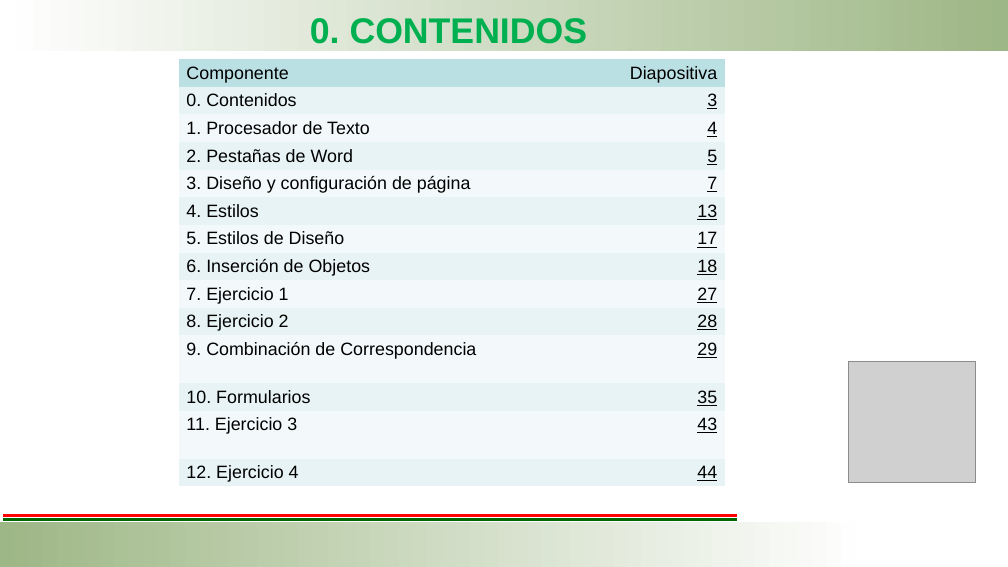
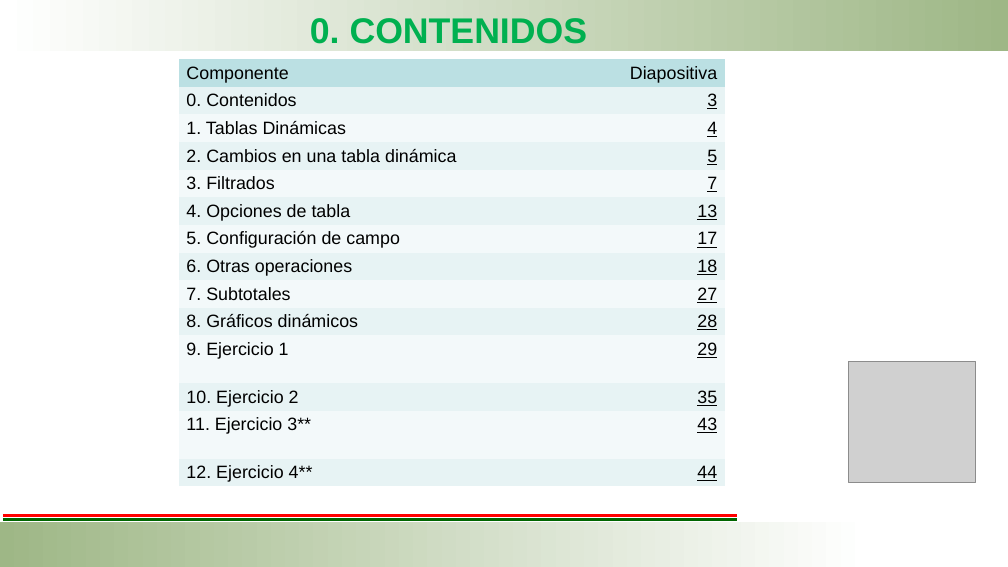
Before and after one commit to ejmerino/software-engineering, a slide deck: slide 3 of Vinculacion/Presentación Aplicacion de Tablas y Graficos Dinamicos.pptx. Drawn at 1008x567 pixels with LibreOffice and Linux fonts; fonts in the diff are those of the drawing; grey boxes stand for pictures; background and template pictures are left out. Boxes give left, top, right and bottom in pixels: in the first picture for what was removed or moved away, otherwise in the second. Text is boxed around its words. In the diff, an @@ line names an element or a change of style, - is before the commit and + after.

Commit message:
Update pptx version of excel dinamic tables

```diff
--- a/Vinculacion/Presentación Aplicacion de Tablas y Graficos Dinamicos.pptx
+++ b/Vinculacion/Presentación Aplicacion de Tablas y Graficos Dinamicos.pptx
@@ table at <box>179,59,725,507</box> @@
-row 3, column 1: 1. Procesador de Texto
+row 3, column 1: 1. Tablas Dinámicas
-row 4, column 1: 2. Pestañas de Word
+row 4, column 1: 2. Cambios en una tabla dinámica
-row 5, column 1: 3. Diseño y configuración de página
+row 5, column 1: 3. Filtrados
-row 6, column 1: 4. Estilos
+row 6, column 1: 4. Opciones de tabla
-row 7, column 1: 5. Estilos de Diseño
+row 7, column 1: 5. Configuración de campo
-row 8, column 1: 6. Inserción de Objetos
+row 8, column 1: 6. Otras operaciones
-row 9, column 1: 7. Ejercicio 1
+row 9, column 1: 7. Subtotales
-row 10, column 1: 8. Ejercicio 2
+row 10, column 1: 8. Gráficos dinámicos
-row 11, column 1: 9. Combinación de Correspondencia
+row 11, column 1: 9. Ejercicio 1
-row 12, column 1: 10. Formularios
+row 12, column 1: 10. Ejercicio 2
-row 13, column 1: 11. Ejercicio 3
+row 13, column 1: 11. Ejercicio 3**
-row 14, column 1: 12. Ejercicio 4
+row 14, column 1: 12. Ejercicio 4**
```
Also in this commit, not shown: 1 other slide changed, 13 slides added, 40 slides removed.
